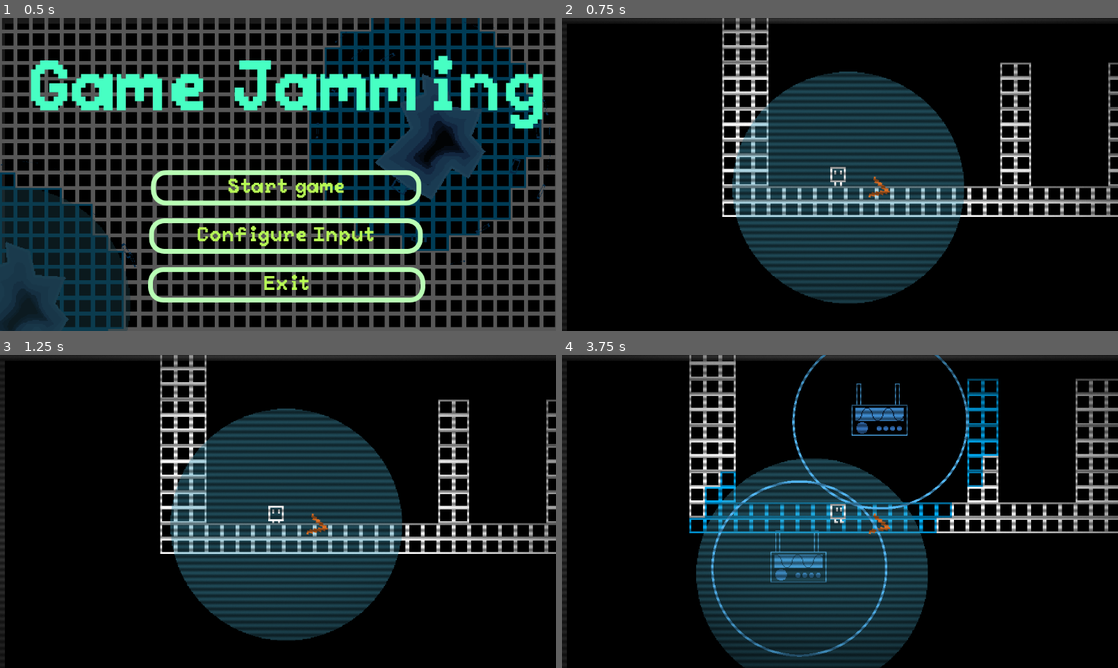
Above: before the commit, frames 1-4 (two rows, left to right).
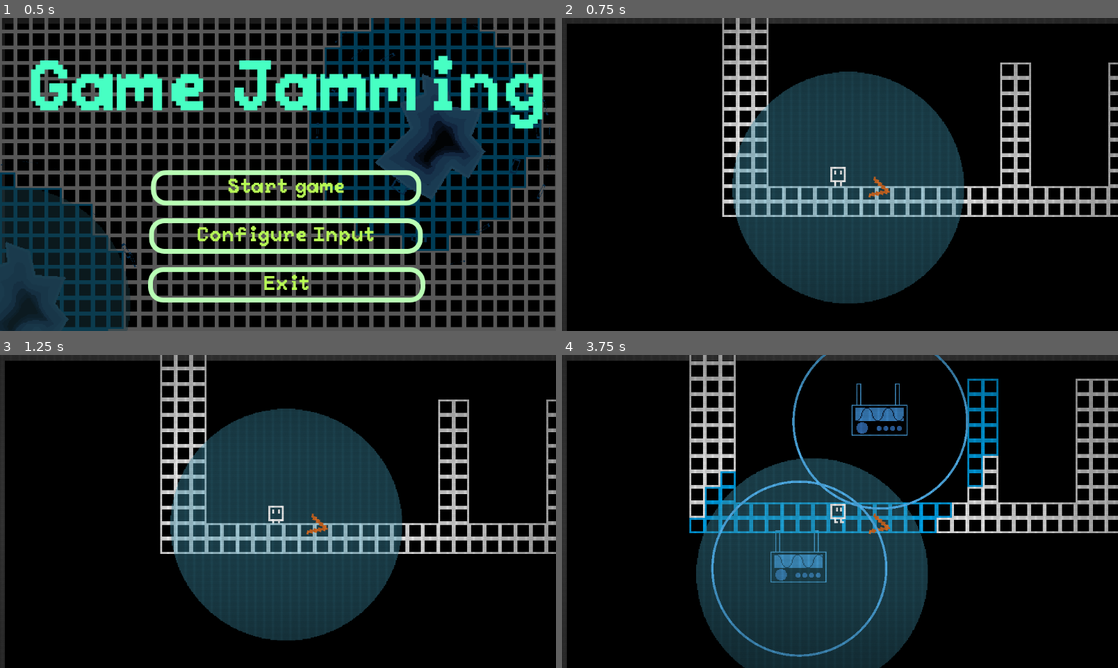
Above: after the commit, the same moments.

Repository: rcdalapicola/gwj
Game: Godot game, scene res://Menu/menu.tscn
The game is run twice, just before and just after one commit, with the same random seed, the same clock (stepped at 60 frames per second) and the same inputs.
Inputs (mouse positions are in pixels of both pictures, inside the frame that each line leads up to):
- Up to frame 1 (0.5 s): no input
- Up to frame 2 (0.75 s): click "Start game" at 0.5 s
- Up to frame 3 (1.25 s): no input
- Up to frame 4 (3.75 s): tap Enter (ui_accept) at 1.25, 1.52, 2.27 s; move the mouse to (962, 495) at 1.27 s; hold D (right) 1.28-2.78 s; click (962, 495) at 1.35 s; move the mouse to (728, 527) at 2.02 s; click (728, 527) at 2.1 s; move the mouse to (895, 442) at 2.77 s; hold A (left) 2.78-3.53 s; click (895, 442) at 2.85 s; move the mouse to (812, 574) at 3.52 s; hold D (right) from 3.53 s (still down); click (812, 574) at 3.6 s

Frame 1 is identical in both runs. In frame 2, 6.8% of the frame differs, in the area x 0-100%, y 0-99%; in frame 3, 6.8%; in frame 4, 8.4%, in the area x 0-100%, y 0-100%.

Commit message:
Improve CRT filter: thinner frequent scanlines, vertical shadow mask, vignette

Diff:
--- a/Menu/crt_filter.tscn
+++ b/Menu/crt_filter.tscn
@@ -4,10 +4,11 @@
 
 [sub_resource type="ShaderMaterial" id="ShaderMaterial_crt"]
 shader = ExtResource("1_crt")
-shader_parameter/scanline_count = 300.0
-shader_parameter/scanline_brightness = 0.08
-shader_parameter/vignette_strength = 0.6
-shader_parameter/noise_strength = 0.04
+shader_parameter/scanline_count = 800.0
+shader_parameter/scanline_brightness = 0.15
+shader_parameter/vignette_strength = 0.4
+shader_parameter/noise_strength = 0.03
+shader_parameter/mask_strength = 0.12
 
 [node name="CRTFilter" type="CanvasLayer"]
 layer = 100
--- a/Menu/crt_shader.gdshader
+++ b/Menu/crt_shader.gdshader
@@ -1,24 +1,34 @@
 shader_type canvas_item;
 render_mode blend_mul;
 
-uniform float scanline_count : hint_range(0, 4096) = 300.0;
-uniform float scanline_brightness : hint_range(0, 1.0) = 0.08;
-uniform float vignette_strength : hint_range(0, 1.0) = 0.3;
-uniform float noise_strength : hint_range(0, 0.5) = 0.02;
+uniform float scanline_count : hint_range(0, 2048) = 800.0;
+uniform float scanline_brightness : hint_range(0, 1.0) = 0.15;
+uniform float vignette_strength : hint_range(0, 1.0) = 0.4;
+uniform float noise_strength : hint_range(0, 0.5) = 0.03;
+uniform float mask_strength : hint_range(0, 1.0) = 0.12;
 
 float rand(vec2 co) {
 	return fract(sin(dot(co.xy, vec2(12.9898, 78.233))) * 43758.5453);
 }
 
 void fragment() {
-	float scanline = sin(UV.y * scanline_count) * 0.5 + 0.5;
-	float scan_factor = mix(0.5, 1.0, scanline);
+	// Thin, frequent scanlines
+	float scanline = sin(UV.y * scanline_count * PI) * 0.5 + 0.5;
+	scanline = pow(scanline, 2.0);
+	float scan_factor = mix(1.0 - scanline_brightness, 1.0, scanline);
 
+	// Vertical shadow mask artifacts
+	float mask = sin(UV.x * 400.0) * 0.5 + 0.5;
+	mask = pow(mask, 5.0);
+	float mask_factor = mix(1.0 - mask_strength, 1.0, mask);
+
+	// Vignette - darker corners
 	float d = length(UV - 0.5) * 1.41421356;
-	float vignette_factor = 1.0 - smoothstep(0.3, 1.0, d) * vignette_strength;
+	float vignette_factor = 1.0 - smoothstep(0.2, 1.0, d) * vignette_strength;
 
-	float noise = rand(UV + TIME * 1.5) * noise_strength;
+	// Temporal noise
+	float noise = rand(UV + TIME * 3.0) * noise_strength;
 
-	COLOR.rgb = vec3(scan_factor * vignette_factor + noise);
+	COLOR.rgb = vec3(scan_factor * mask_factor * vignette_factor + noise);
 	COLOR.a = 1.0;
 }
